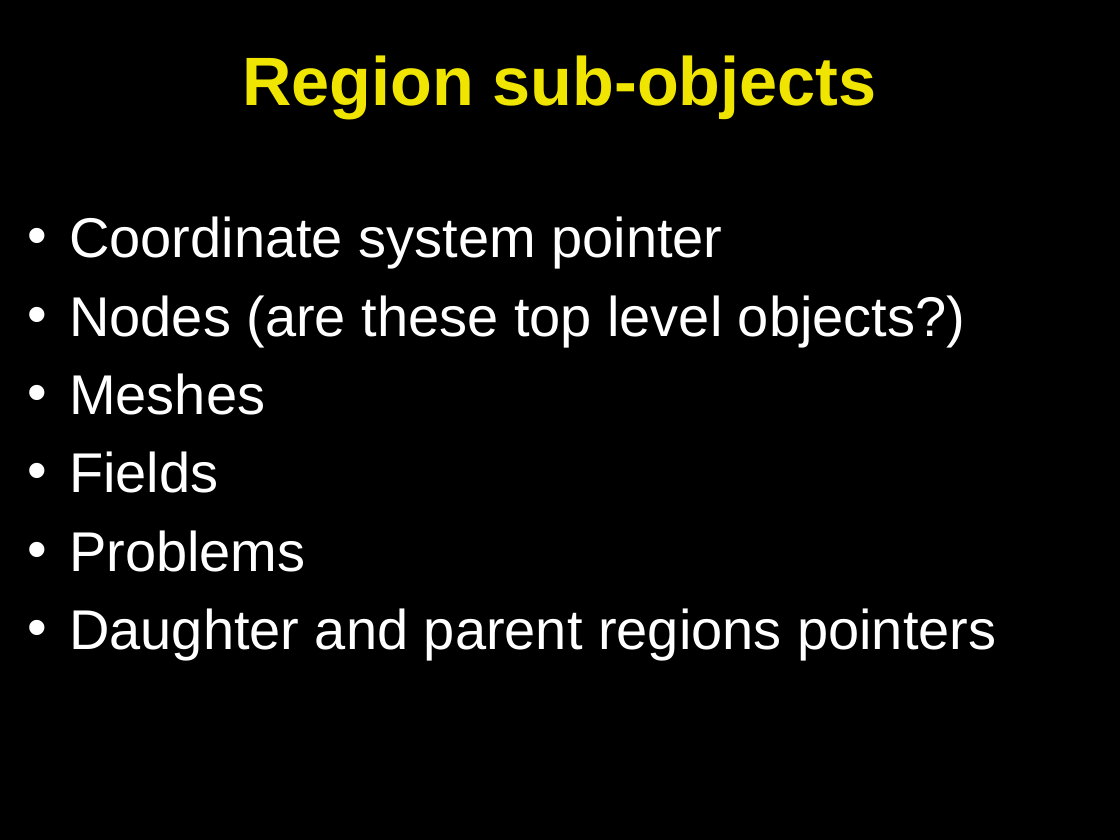
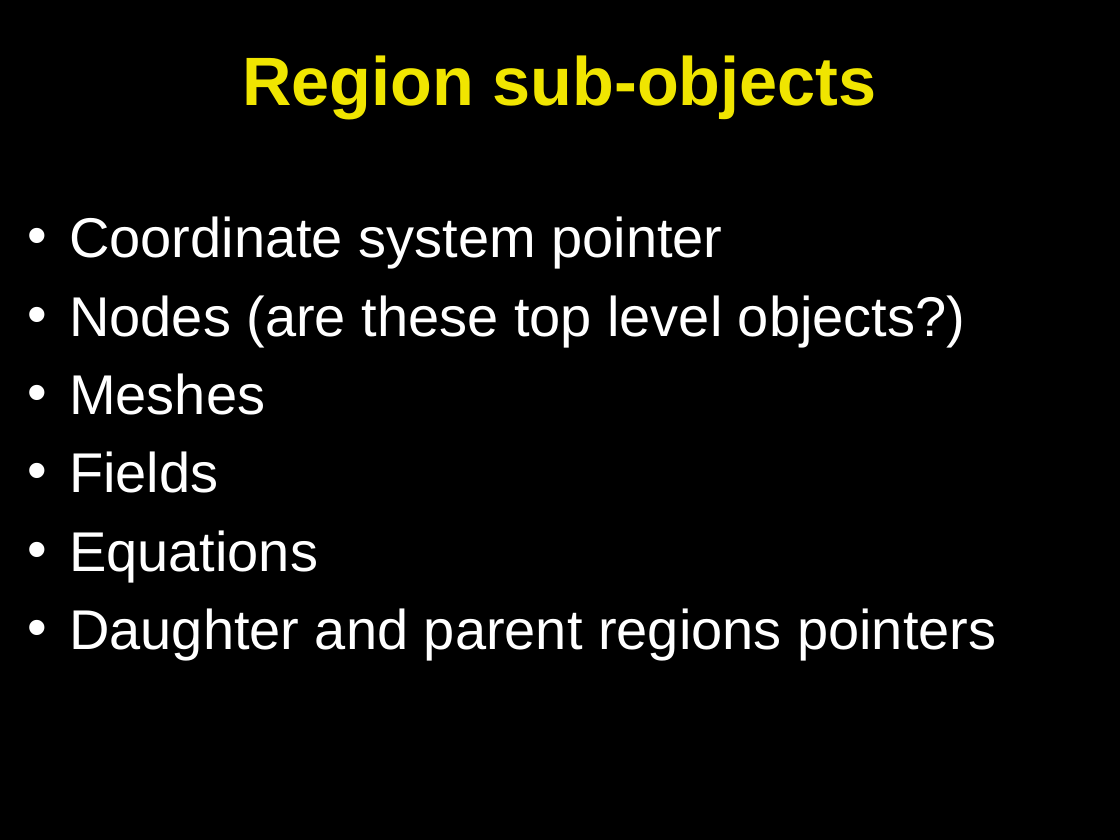
Before and after one commit to OpenCMISS/cm, a slide deck: slide 29 of doc/openCMISS.pptx (slide 28 before the commit). Drawn at 1120x840 pixels with LibreOffice and Linux fonts; fonts in the diff are those of the drawing. Boxes give left, top, right and bottom in pixels: in the first picture for what was removed or moved away, otherwise in the second. Text is boxed around its words. In the diff, an @@ line names an element or a change of style, - is before the commit and + after.

Commit message:
Updated openCMISS powerpoint presentation. Changes include: 1. Changes for regions, equations and problems 2. Block diagrams to show type structure 3. Additional slides for activation problems/CellML/FieldML

```diff
--- a/doc/openCMISS.pptx
+++ b/doc/openCMISS.pptx
@@ text at <box>69,530,318,581</box>: text changed @@
-• Problems
+• Equations
```
Also in this commit, not shown: 8 other slides changed, 22 slides added.
